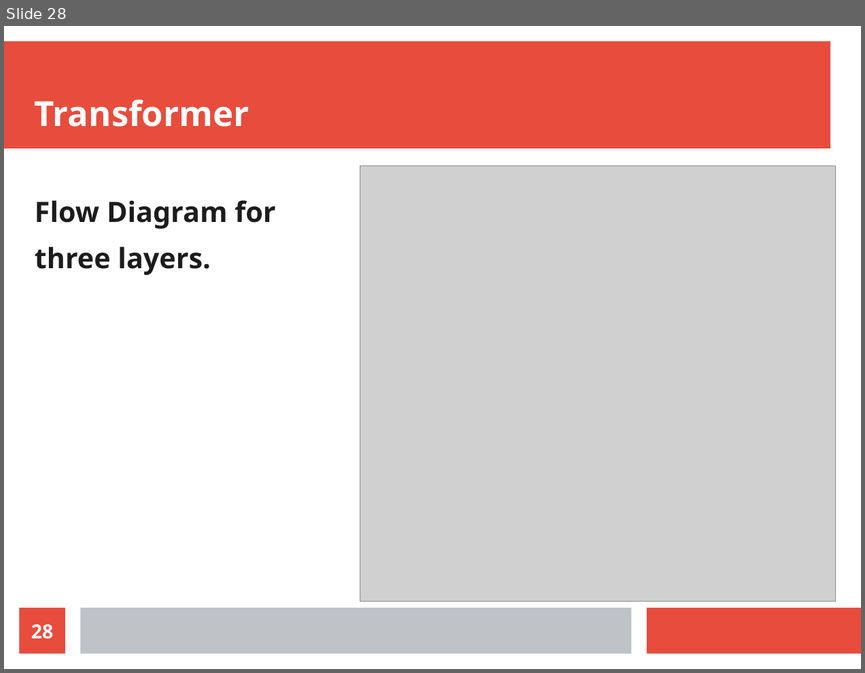
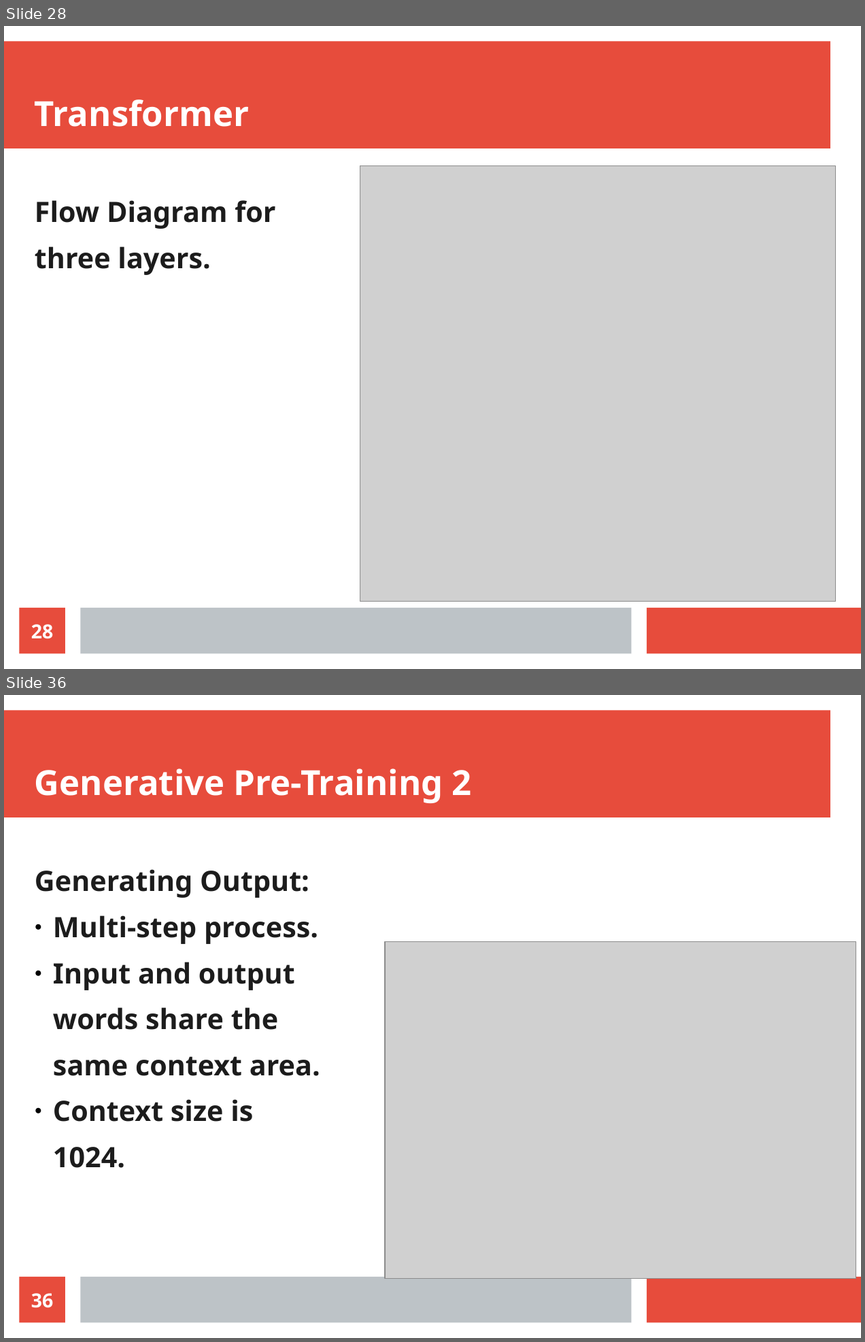
Before and after one commit to radiodee1/liebman_spring20, a slide deck: pdf/thesis_presentation.odp. Shown one above the other, each under a label of ours: slide 28 before the commit, slides 28 and 36 after it; the slides between them are not shown. The pictures are 865x673 and 865x1342 pixels, drawn with LibreOffice and Linux fonts; fonts in the diff are those of the drawing; grey boxes stand for pictures. Boxes give left, top, right and bottom in pixels: in the first picture for what was removed or moved away, otherwise in the second. Text is boxed around its words. In the diff, an @@ line names an element or a change of style, - is before the commit and + after.

```diff
--- a/pdf/thesis_presentation.odp
+++ b/pdf/thesis_presentation.odp
@@ slide 36 added at bbox=[4, 695, 861, 1338], background #FFFFFF; not listed: 3 template elements that a slide beside it also shows @@
@@ title added at bbox=[35, 768, 472, 803], 32 pt, text #FFFFFF, bold @@
+Generative Pre-Training 2
@@ text added at bbox=[35, 869, 320, 1168], 26 pt, text #1C1C1C, bold @@
+Generating Output:
+● Multi-step process.
+● Input and output
+words share the
+same context area.
+● Context size is
+1024.
@@ picture added at bbox=[385, 941, 856, 1278] @@
@@ page number added at bbox=[20, 1276, 65, 1323], fill #E74C3C, 18 pt, text #FFFFFF, bold @@
+36
```
Also in this commit, not shown: 7 other slides added.
